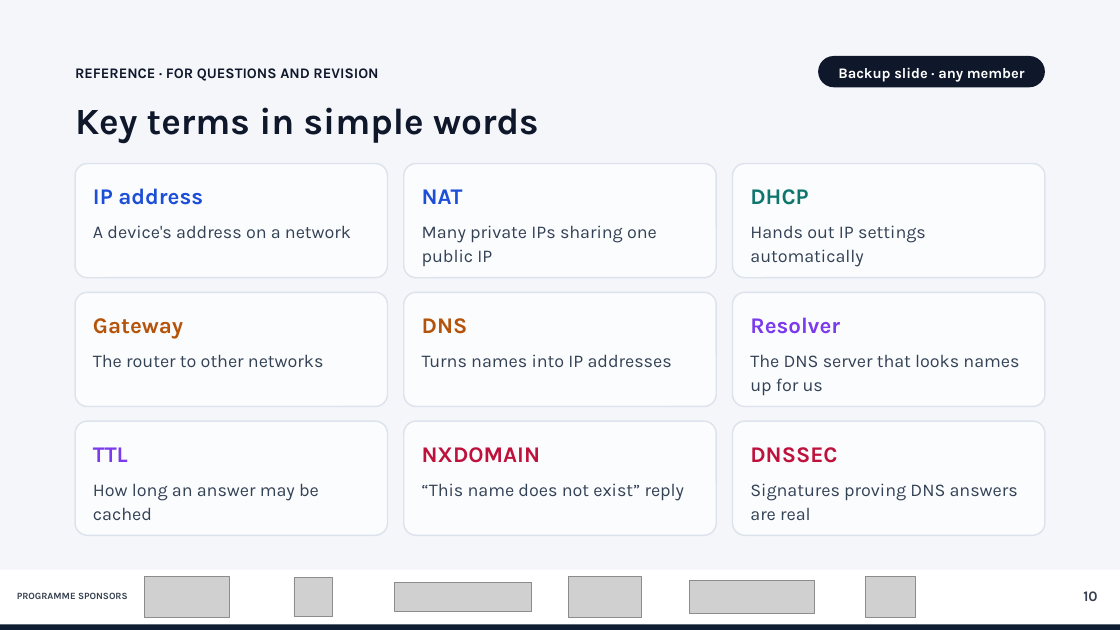
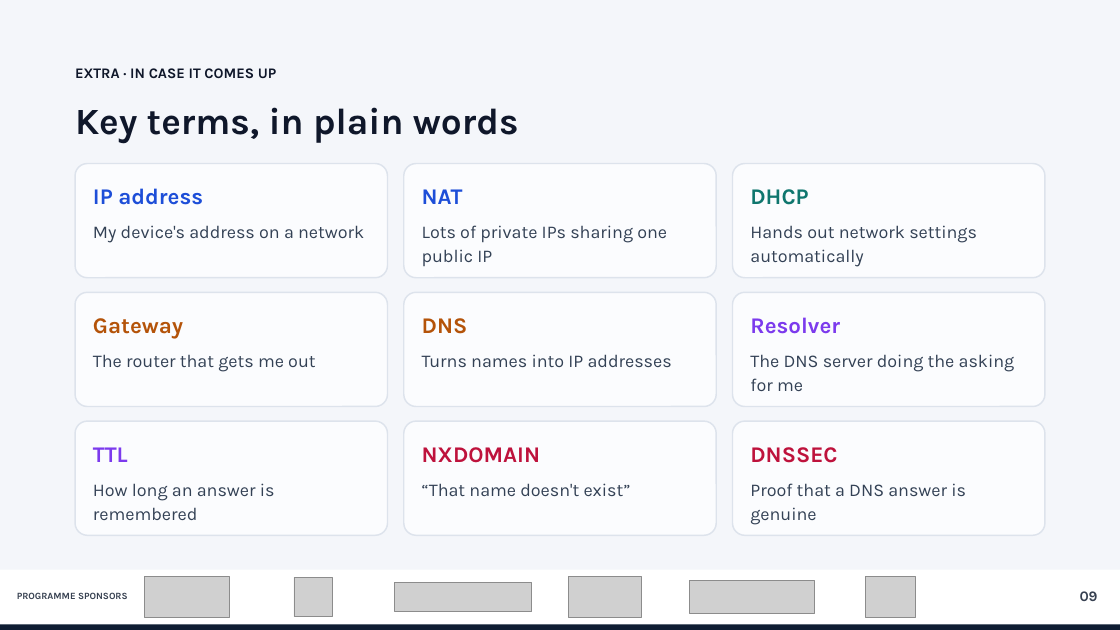
Before and after one commit to wakalala-droid/LightRays, a slide deck: slide 9 of group3-network-identity/Group3_Network_Identity_DNS_Redesign.pptx (slide 10 before the commit). Drawn at 1120x630 pixels with LibreOffice and Linux fonts; fonts in the diff are those of the drawing; grey boxes stand for pictures. Boxes give left, top, right and bottom in pixels: in the first picture for what was removed or moved away, otherwise in the second. Text is boxed around its words. In the diff, an @@ line names an element or a change of style, - is before the commit and + after.

```diff
--- a/group3-network-identity/Group3_Network_Identity_DNS_Redesign.pptx
+++ b/group3-network-identity/Group3_Network_Identity_DNS_Redesign.pptx
@@ rounded rectangle removed at bbox=[818, 56, 1045, 87] @@
-Backup slide · any member
@@ text at bbox=[75, 68, 276, 78]: text changed @@
-REFERENCE · FOR QUESTIONS AND REVISION
+EXTRA · IN CASE IT COMES UP
@@ text at bbox=[75, 107, 519, 144]: text changed @@
-Key terms in simple words
+Key terms, in plain words
@@ text at bbox=[93, 225, 364, 243]: text changed @@
-A device's address on a network
+My device's address on a network
@@ text at bbox=[422, 225, 667, 266]: text changed @@
-Many private IPs sharing one public IP
+Lots of private IPs sharing one public IP
@@ text at bbox=[750, 225, 977, 267]: text changed @@
-Hands out IP settings automatically
+Hands out network settings automatically
@@ text at bbox=[93, 354, 315, 372]: text changed @@
-The router to other networks
+The router that gets me out
@@ text at bbox=[750, 354, 1015, 391]: text changed @@
-The DNS server that looks names up for us
+The DNS server doing the asking for me
@@ text at bbox=[93, 483, 275, 520]: text changed @@
-How long an answer may be cached
+How long an answer is remembered
@@ text at bbox=[422, 483, 631, 496]: text changed @@
-“This name does not exist” reply
+“That name doesn't exist”
@@ text at bbox=[750, 483, 966, 525]: text changed @@
-Signatures proving DNS answers are real
+Proof that a DNS answer is genuine
@@ text at bbox=[1080, 591, 1098, 601]: text changed @@
-10
+09
```
Also in this commit, not shown: 6 other slides changed, 1 slide added, 2 slides removed, 2 other files.
